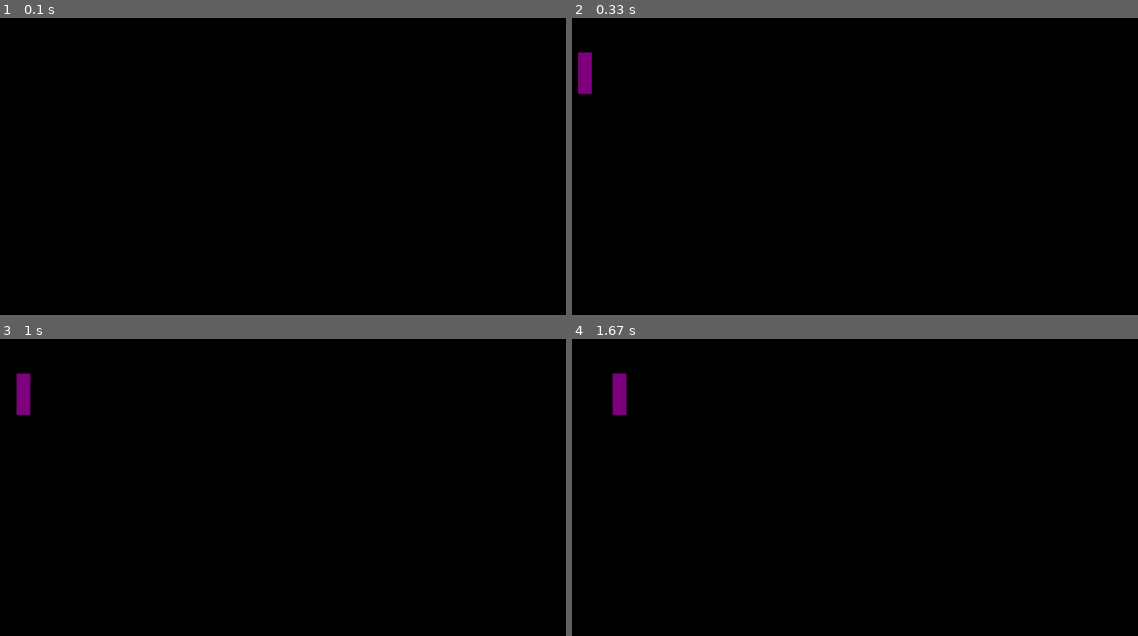
Above: before the commit, frames 1-4 (two rows, left to right).
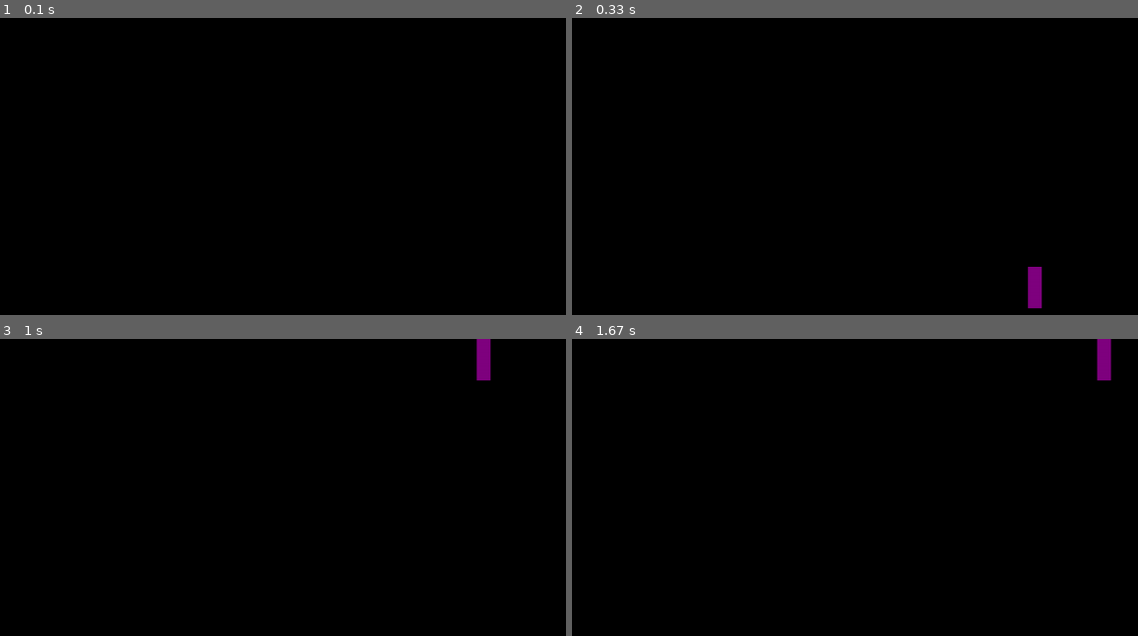
Above: after the commit, the same moments.

Repository: naitik3951/Ashoon-Project
Game: pygame game, started from pygame_attempt.py
Same seed, same stepped clock (60 frames per second), same inputs: the game is played once before the commit and once after it.
Inputs:
- Up to frame 1 (0.1 s): no input
- Up to frame 2 (0.33 s): no input
- Up to frame 3 (1 s): tap Space at 0.33, 0.73 s; hold D from 0.67 s (still down)
- Up to frame 4 (1.67 s): release D at 1.13 s; hold D 1.17-1.63 s; tap Space at 1.23 s

Frame 1 is identical in both runs. In frame 2, 0.7% of the frame differs, in the area x 1-84%, y 11-98%; in frame 3, 0.7%, in the area x 2-87%, y 0-26%; in frame 4, 0.7%.

Commit message:
Implement character jumping and refined movement
Added jumping mechanics and improved movement controls.

Diff:
--- a/pygame_attempt.py
+++ b/pygame_attempt.py
@@ -2,16 +2,23 @@
 pygame.init() #Initialize pygame
 
 #Creating window
-win = pygame.display.set_mode((1280,720)) #Width x Height in the tuple
+screenWidth = 1280
+screenHeight = 720
+win = pygame.display.set_mode((screenWidth, screenHeight)) #Width x Height in the tuple
 pygame.display.set_caption("Ashoon game") #Naming the window
 
 #Coordinates and velocity of char (attributes)
 #Grid starts from top left (0,0)
-x = 50
-y = 50
+x = 700
+y = 360
 width = 20
 height = 60
-vel = 5 #Velocity
+vel = 10 #Velocity
+
+isJump = False #For jumping
+gravity = 10 #-Because vector, and - in physics is + here cus opposiute
+airTime = 0.5
+jumpVelocity = -20
 
 #Main loop
 run = True
@@ -27,14 +34,26 @@
     keys = pygame.key.get_pressed() #List of keys pressed
     #As we go left, x increase, as we go down, y increases
 
-    if keys[pygame.K_a]:
+    if keys[pygame.K_a] and x > vel : #x > vel such that x - vel>0 so that we can never move off screen
         x -= vel
-    if keys[pygame.K_d]:
+    if keys[pygame.K_d] and x < screenWidth - width - vel: #screenWidth so that not off screen and -width cus pygame has char position at top left, and we want it to look like it on screen, - vel for same reason as top
         x += vel
-    if keys[pygame.K_w]:
-        y -= vel
-    if keys[pygame.K_s]:
-        y += vel
+    if not(isJump): #Below action should not happen if jumping
+        if keys[pygame.K_w] and y > vel:
+            y -= vel
+        if keys[pygame.K_s] and y < screenHeight - height - vel:
+            y += vel
+        if keys[pygame.K_SPACE]:
+            isJump = True
+    else:
+        current_airTime = 0
+        startY = 0
+        s = (jumpVelocity * current_airTime) + 0.5 * gravity *  (current_airTime**2)
+        current_airTime += 0.1
+        y = startY + s
+        if current_airTime >= airTime:
+            isJump = False
+
 
     #Drawing character
     win.fill((0,0,0)) #Filling colour every loop so rectangle doesnt copy
